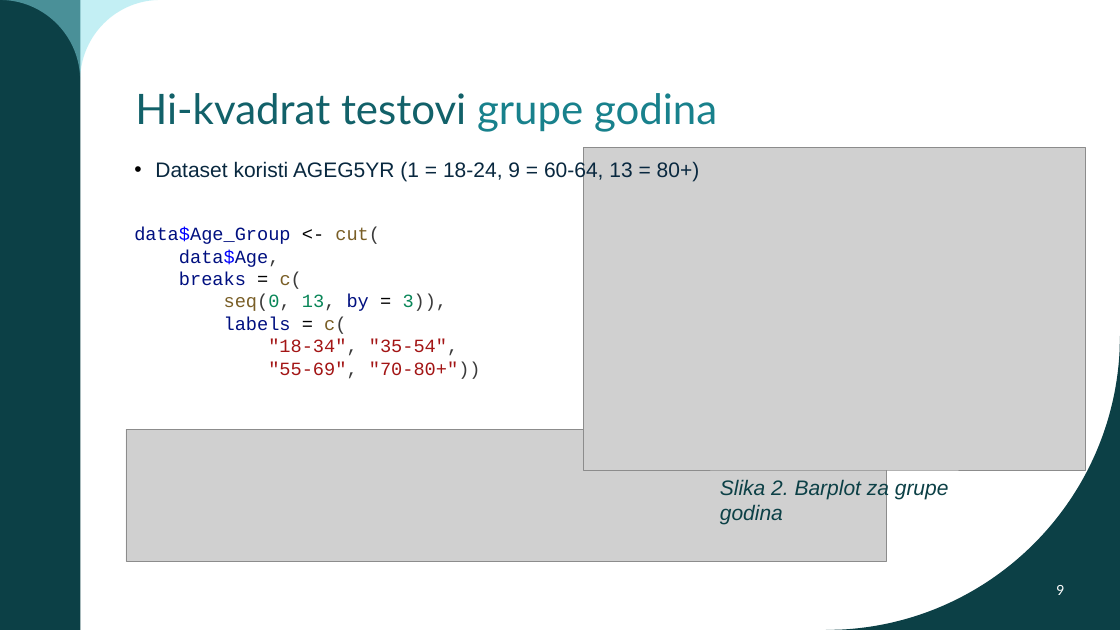
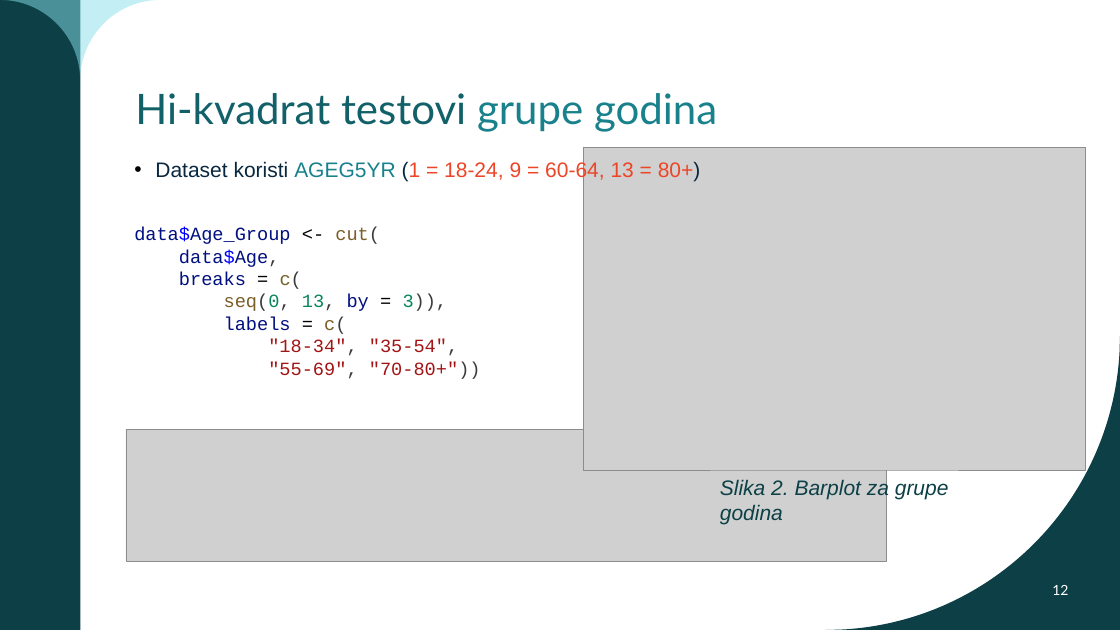
Before and after one commit to jfletcher20/diabetes-health-indicators-analysis, a slide deck: slide 12 of MULTIVARIJANTNA I DUBINSKA ANALIZA PODATAKA.pptx (slide 9 before the commit). Drawn at 1120x630 pixels with LibreOffice and Linux fonts; fonts in the diff are those of the drawing; grey boxes stand for pictures; background and template pictures are left out. Boxes give left, top, right and bottom in pixels: in the first picture for what was removed or moved away, otherwise in the second. Text is boxed around its words. In the diff, an @@ line names an element or a change of style, - is before the commit and + after.

```diff
--- a/MULTIVARIJANTNA I DUBINSKA ANALIZA PODATAKA.pptx
+++ b/MULTIVARIJANTNA I DUBINSKA ANALIZA PODATAKA.pptx
@@ text "Dataset koristi AGEG5YR (1 = ..." at bbox=[155, 160, 701, 181]: text colour #09283F to #18818C in "AGEG5YR"; text colour #09283F to #ED4527 in "(1 = 18-24, 9 = 60-64, 13 ..." @@
@@ page number at bbox=[1052, 585, 1068, 595]: text changed @@
-9
+12
```
Also in this commit, not shown: 7 other slides changed, 13 slides added, 9 slides removed, 11 other files.
